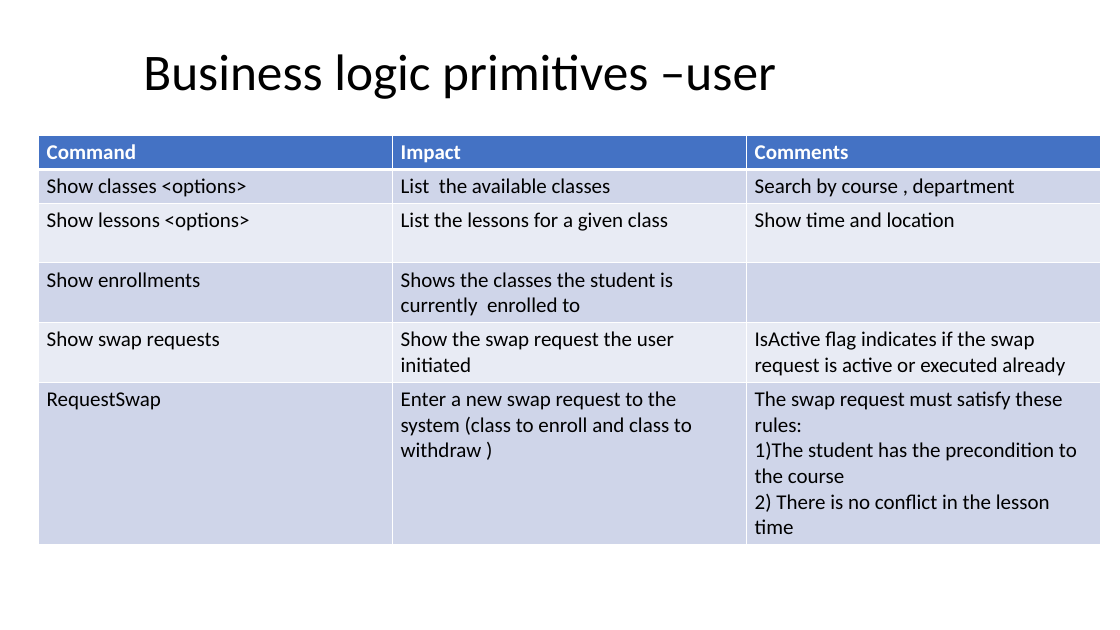
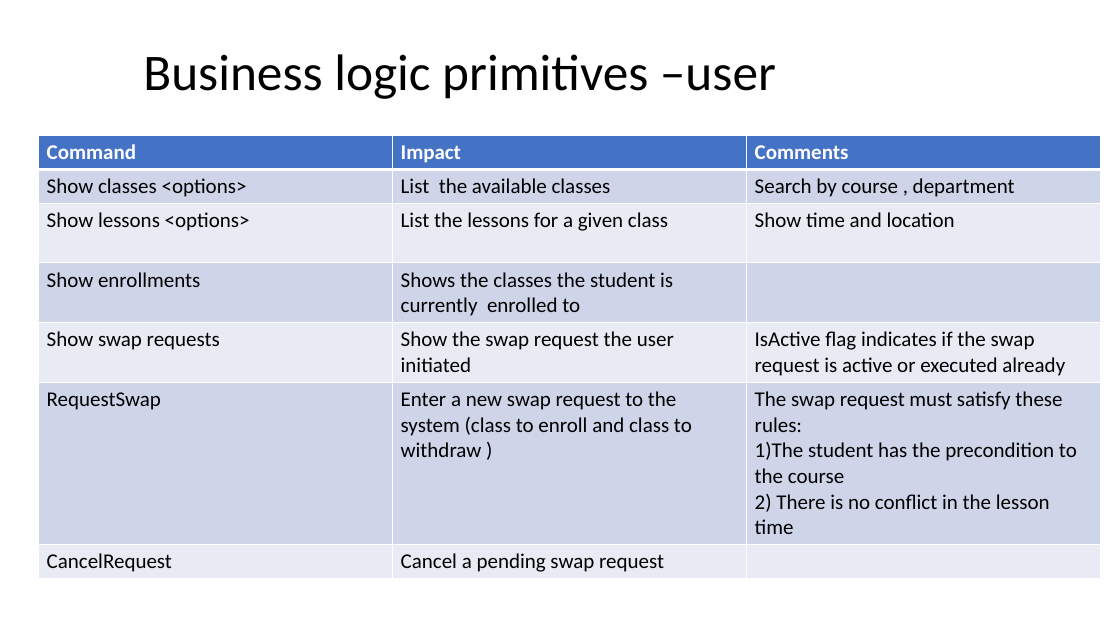
Before and after one commit to alonlapid/courseswap, a slide deck: slide 5 of milestone_2_presentation.pptx. Drawn at 1120x630 pixels with LibreOffice and Linux fonts; fonts in the diff are those of the drawing. Boxes give left, top, right and bottom in pixels: in the first picture for what was removed or moved away, otherwise in the second. Text is boxed around its words. In the diff, an @@ line names an element or a change of style, - is before the commit and + after.

```diff
--- a/milestone_2_presentation.pptx
+++ b/milestone_2_presentation.pptx
@@ table at (x1=39, y1=135, x2=1100, y2=576) @@
+row 7: CancelRequest | Cancel a pending swap request | 
```
Also in this commit, not shown: 2 other slides changed.
